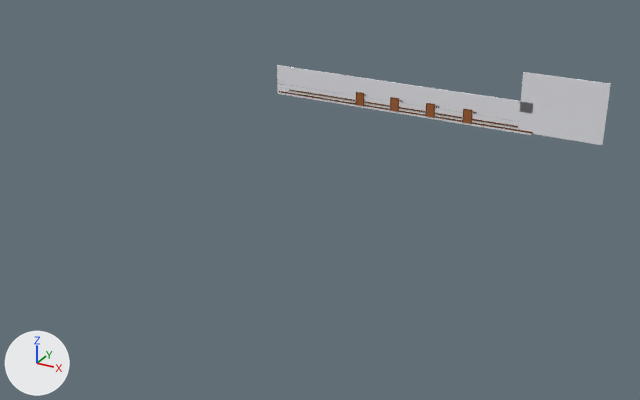
An edit to the OBJ model models_All/Right Wall.obj, drawn before and after from the same camera.
One viewpoint serves both versions: a 50 mm lens placed at (209.0, -328.0, 146.0), pointed at (43.0, -26.0, -6.0). Lighting does not change. The marker at lower left points along +X, +Y and +Z. Where no turn or scale is listed for an object, it has been applied to the vertices. Vertices at the same position are counted once.

Names of what the first picture shows: 'Right Wall'.
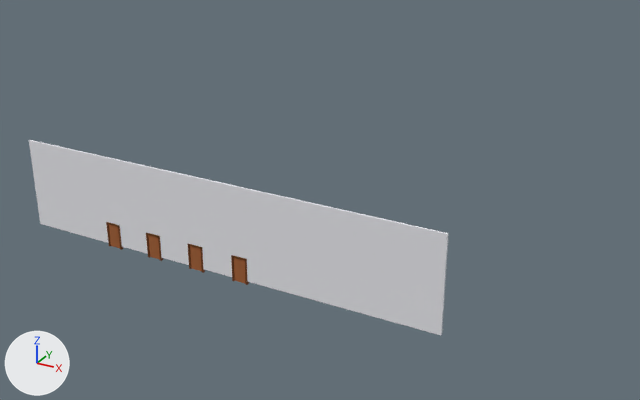
What differs and where, as boxes [x1, y1, x2, y2] in the pictures (640 x 400 px; the box of a moved part takes in the faces that stretch with it):
'Right Wall', reshaped (25% wider, 142% taller)
    before: [277, 65, 611, 145]
    after: [29, 140, 448, 335]
part 1 of me_right_wall, moved or reshaped (not visible afterwards)
    before: [463, 110, 472, 124]
part 2 of me_right_wall, moved or reshaped (not visible afterwards)
    before: [426, 104, 434, 118]
part 3 of me_right_wall, moved or reshaped (not visible afterwards)
    before: [391, 98, 398, 112]
part 4 of me_right_wall, moved or reshaped (not visible afterwards)
    before: [356, 93, 363, 106]
part 5 of me_right_wall, deleted
    before: [277, 65, 611, 145]
part 6 of me_right_wall, added
    after: [29, 140, 448, 335]

The change in detail:
Material 'Part17Mtl' (mat_part17mtl) is new.
Its base color is (0.354, 0.364, 0.421) (grey #a1a3ae).
Its roughness is 1.0.
me_right_wall is used by ob_right_wall; location (0.0, 0.0, 0.0).
me_right_wall had 1173 vertices, 2170 faces and spanned x -44.0..136.0, y 83.0..84.0, z 0.0..30.0.
me_right_wall now has 1743 vertices, 3284 faces and spans x -32.0..132.0, y -111.0..-110.0, z 0.0..35.0.
me_right_wall part 1: the loose piece of 8 vertices spanning x 66.0..70.0, y 83.0, z 0.0..8.0 is turned -90 degrees about the x axis through its middle and scaled by 0.0269, then moved by (-7.0, -193.0, 0.0), in mat_part1mtl (brown #6a3602).
me_right_wall part 2: the loose piece of 8 vertices spanning x 46.0..50.0, y 83.0, z 0.0..8.0 is turned -90 degrees about the x axis through its middle and scaled by 0.0269, then moved by (-5.0, -193.0, 0.0), in mat_part1mtl (brown #6a3602).
me_right_wall part 3: the loose piece of 8 vertices spanning x 26.0..30.0, y 83.0, z 0.0..8.0 is turned -90 degrees about the x axis through its middle and scaled by 0.0269, then moved by (-3.0, -193.0, 0.0), in mat_part1mtl (brown #6a3602).
me_right_wall part 4: the loose piece of 8 vertices spanning x 6.0..10.0, y 83.0, z 0.0..8.0 is turned -90 degrees about the x axis through its middle and scaled by 0.0269, then moved by (-1.0, -193.0, 0.0), in mat_part1mtl (brown #6a3602).
me_right_wall part 5: 39 loose pieces with 765 vertices, spanning x -44.0..136.0, y 83.0..84.0, z 0.0..30.0, are deleted.
me_right_wall part 6: 1175 vertices added at x -32.0..132.0, y -111.0..-110.0, z 0.0..35.0.
me_right_wall no longer uses material mat_part2mtl (brown #a15f32).
me_right_wall no longer uses material mat_part9mtl (light grey #cbccd2).
me_right_wall now uses material mat_part17mtl (grey #a1a3ae).
